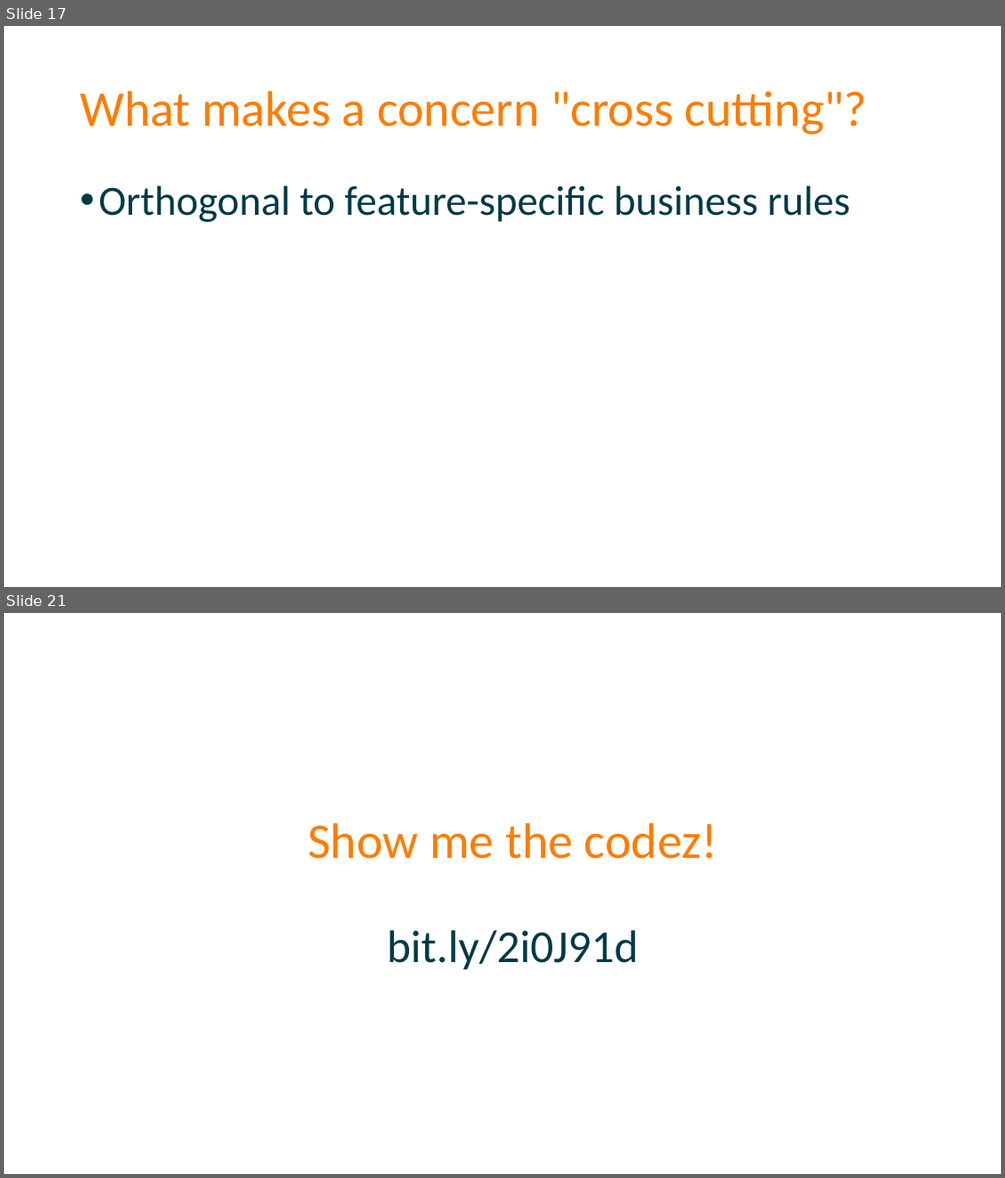
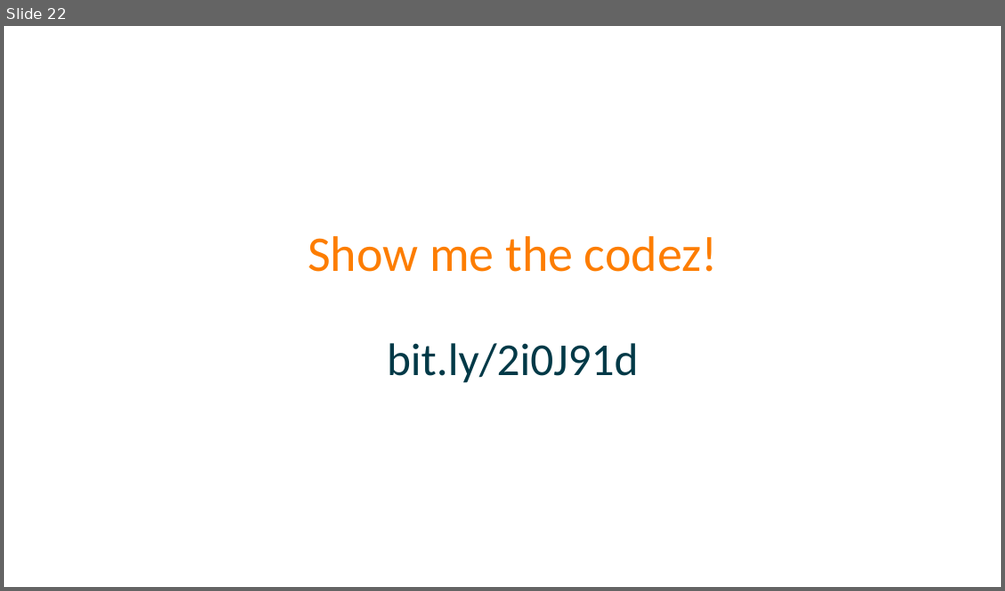
Before and after one commit to spetryjohnson/Talk---Dont-Write-Secure-Code-Design-Secure-Systems, a slide deck: Secure Systems - CodeMash 2017.pptx. Shown one above the other, each under a label of ours: slides 17 and 21 before the commit, slide 22 after it; the slides between them are not shown. The pictures are 1005x1178 and 1005x591 pixels, drawn with LibreOffice and Linux fonts; fonts in the diff are those of the drawing. Boxes give left, top, right and bottom in pixels: in the first picture for what was removed or moved away, otherwise in the second. Text is boxed around its words. In the diff, an @@ line names an element or a change of style, - is before the commit and + after.

```diff
--- a/Secure Systems - CodeMash 2017.pptx
+++ b/Secure Systems - CodeMash 2017.pptx
@@ slide 17 removed at (4, 26, 1001, 587), background #FFFFFF @@
@@ title removed at (80, 91, 867, 135) @@
-What makes a concern "cross cutting"?
@@ text removed at (98, 185, 850, 222) @@
-• Orthogonal to feature-specific business rules
@@ what was slide 21 is now slide 22 @@
```
Also in this commit, not shown: 9 slides changed, 8 slides added, 3 other slides removed, 1 other file.
